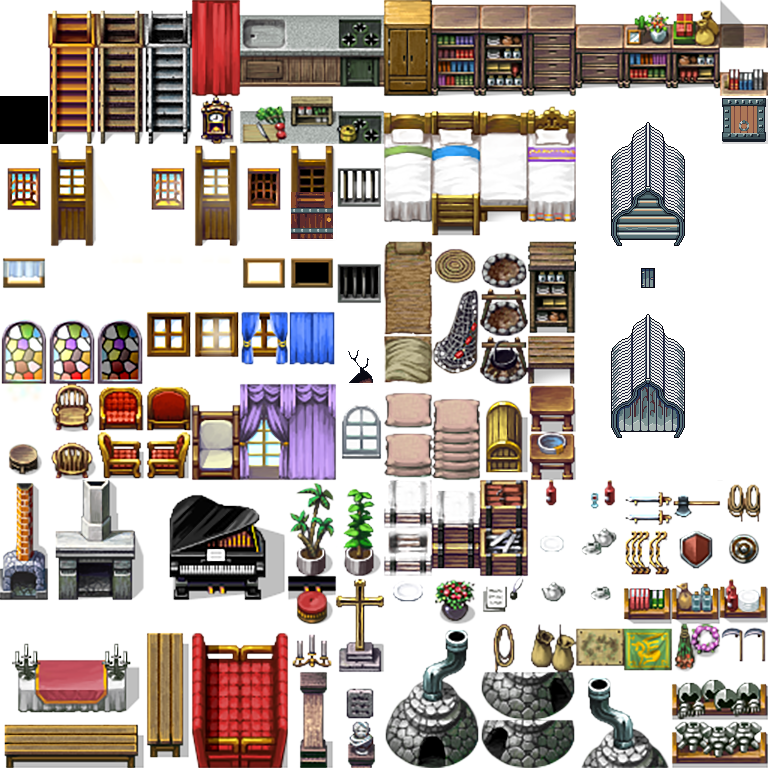
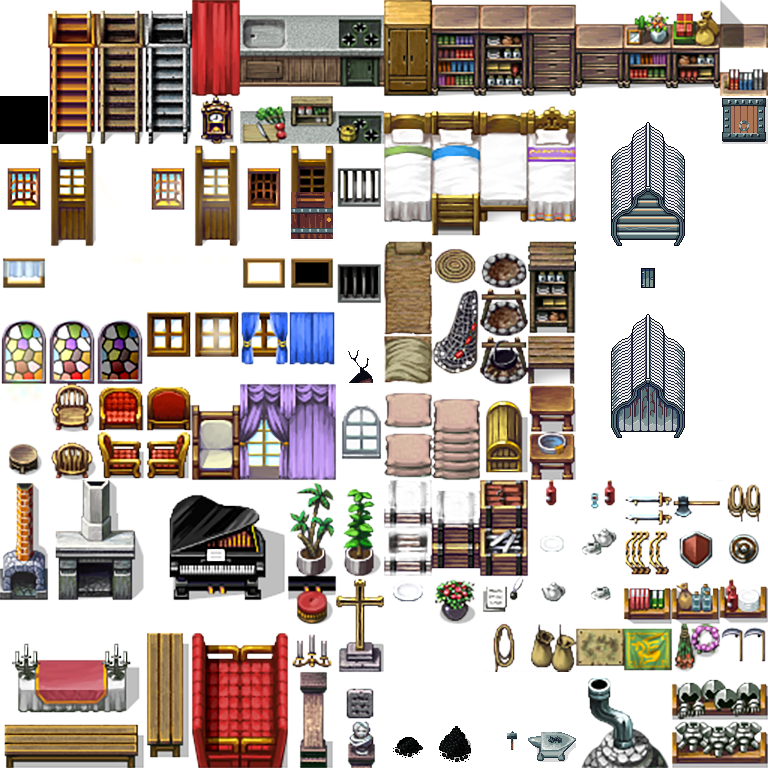
Layer changes from the first w=768, h=768 image to the second:
added layer "Layer 7" above "Hammer" over bbox(393, 737, 423, 758)
added layer "Hammer" above "Anvil" over bbox(507, 731, 517, 750)
added layer "Anvil" above "Trapdoor" over bbox(528, 732, 576, 762)
added layer "Layer 6" above "Layer 1" over bbox(439, 726, 471, 762)
painted on "Layer 1" over bbox(384, 629, 575, 768)